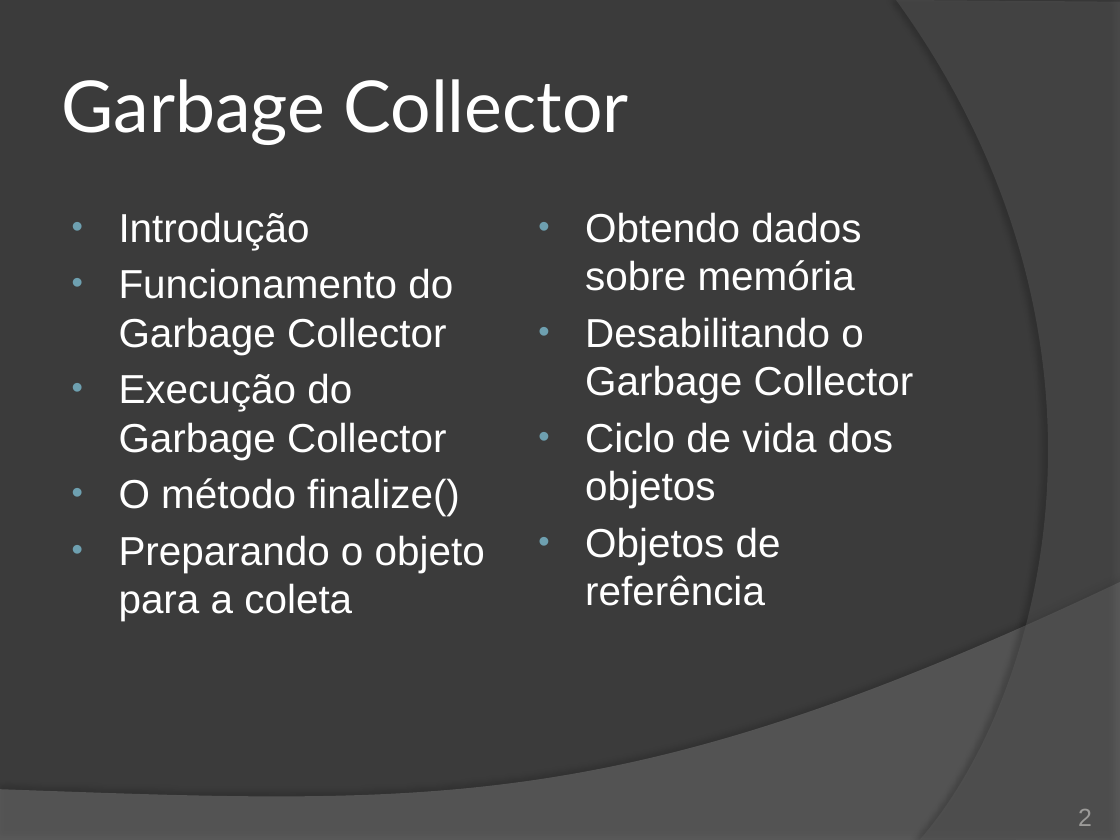
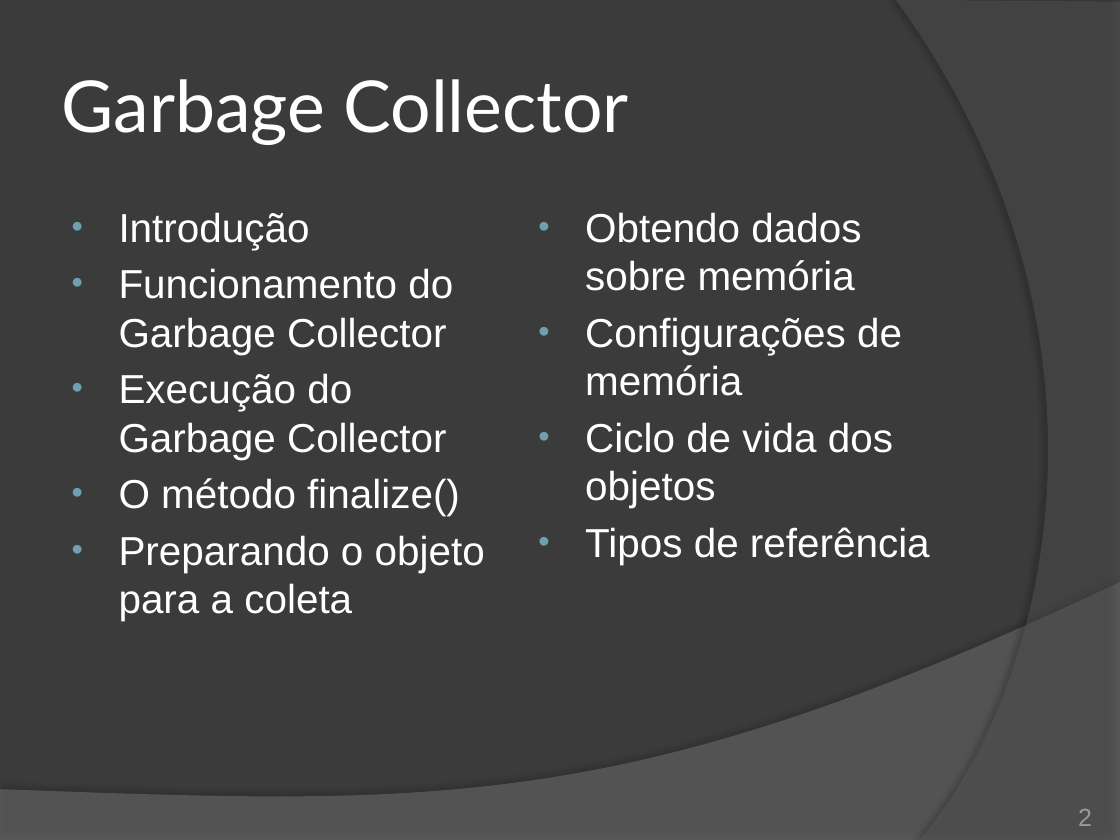
Before and after one commit to duchesqui/slzvieira-training, a slide deck: slide 2 of 2-Java-Programmer-Modulo-II/11.Capitulo05.pptx. Drawn at 1120x840 pixels with LibreOffice and Linux fonts; fonts in the diff are those of the drawing. Boxes give left, top, right and bottom in pixels: in the first picture for what was removed or moved away, otherwise in the second. Text is boxed around its words. In the diff, an @@ line names an element or a change of style, - is before the commit and + after.

Commit message:
Novos slides sobre o Garbage Collector

```diff
--- a/2-Java-Programmer-Modulo-II/11.Capitulo05.pptx
+++ b/2-Java-Programmer-Modulo-II/11.Capitulo05.pptx
@@ text at (585, 317, 902, 396): text changed @@
-• Desabilitando o Garbage Collector
+• Configurações de memória
@@ text at (585, 527, 930, 565): text changed @@
-• Objetos de referência
+• Tipos de referência
```
Also in this commit, not shown: 6 other slides changed, 2 slides added, 1 slide removed.
